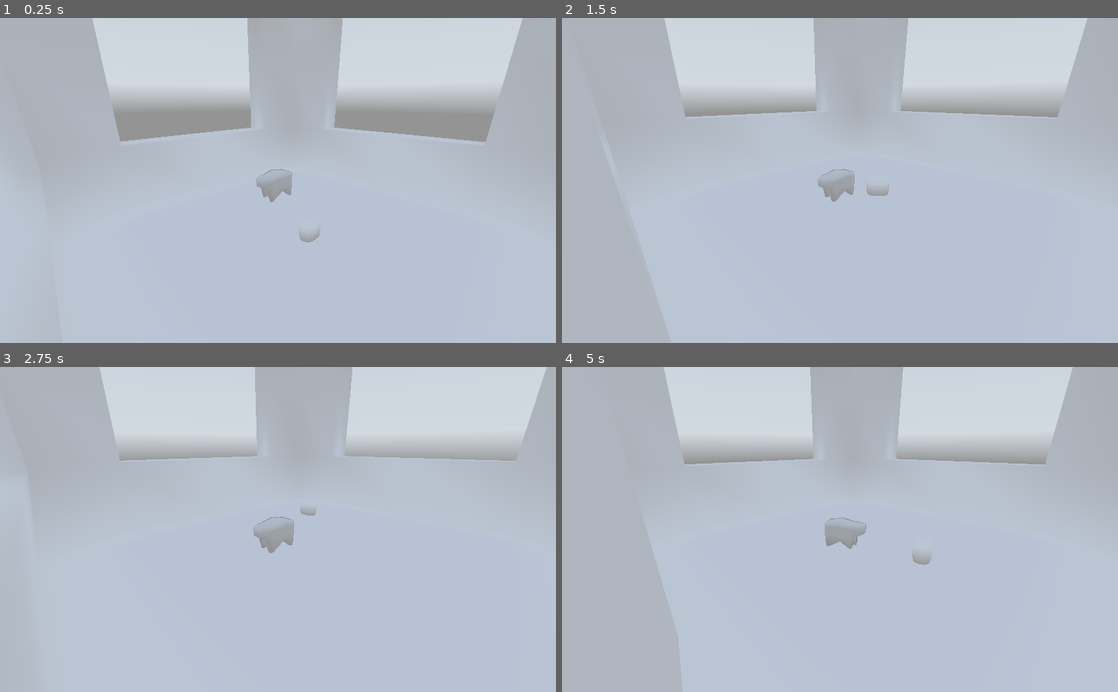
Above: before the commit, frames 1-4 (two rows, left to right).
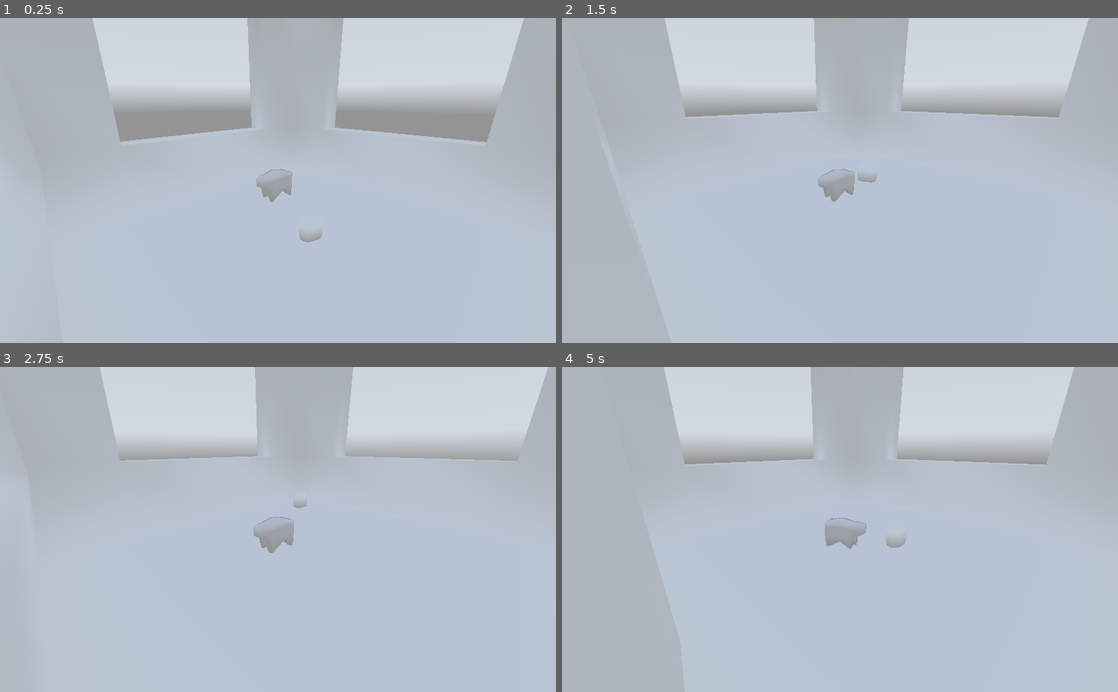
Above: after the commit, the same moments.

Repository: TheHyperMagi/Shepherd
Game: Godot game, scene res://Scenes/Field.tscn
Same seed, same stepped clock (60 frames per second), same inputs: the game is played once before the commit and once after it. A sky picture missing from this copy of the repository is replaced by a grey-blue gradient.
Inputs (mouse positions are in pixels of both pictures, inside the frame that each line leads up to):
- Up to frame 1 (0.25 s): no input
- Up to frame 2 (1.5 s): move the mouse to (962, 164) at 0.52 s; hold D (move_right) 0.53-1.28 s; tap Mouse wheel up (zoom_in) at 0.6 s; move the mouse to (728, 196) at 1.27 s; hold S (move_backwards) from 1.28 s (still down); tap Mouse wheel down (zoom_out) at 1.35 s
- Up to frame 3 (2.75 s): move the mouse to (333, 458) at 2.02 s; release S (move_backwards) at 2.03 s; hold D (move_right) from 2.03 s (still down); tap Mouse wheel up (zoom_in) at 2.1 s
- Up to frame 4 (5 s): move the mouse to (812, 594) at 2.77 s; release D (move_right) at 2.78 s; hold W (move_forwards) 2.78-3.53 s; tap Mouse wheel down (zoom_out) at 2.85, 4.35 s; move the mouse to (1006, 578) at 3.52 s; hold A (move_left) from 3.53 s (still down); tap Mouse wheel up (zoom_in) at 3.6 s; move the mouse to (673, 480) at 4.27 s

The runs differ from the first frame. In frame 1, 0.2% of the frame differs, in the area x 16-95%, y 0-70%; in frame 2, 0.3%, in the area x 18-95%, y 0-56%; in frame 3, 0.2%; in frame 4, 0.3%.

Commit message:
Fixed it with hardcoded measures

Diff:
--- a/Shepherd/Scenes/Sheep.tscn
+++ b/Shepherd/Scenes/Sheep.tscn
@@ -32,9 +32,6 @@
 
 [node name="Sheep" type="KinematicBody"]
 script = ExtResource( 1 )
-__meta__ = {
-"_edit_group_": true
-}
 
 [node name="Mesh" type="MeshInstance" parent="."]
 transform = Transform( -1, 0, -3.25841e-07, 0, 1, 0, 3.25841e-07, 0, -1, 0, 0, 0 )
--- a/Shepherd/Scripts/Shepherd.gd
+++ b/Shepherd/Scripts/Shepherd.gd
@@ -14,10 +14,26 @@
 
 	input = input.normalized()
 
+	var dir = Vector2(input.x, input.z)
+	var cardinal_direction = int(4.0 * (dir.rotated(PI / 4.0).angle() + PI) / TAU) # close approximation
 
-	var dir = Vector2(input.x, input.z)
-	var cardinal_direction = int(4.0 * (dir.rotated(PI / 4.0).angle() + PI) / TAU)
-	rotation_degrees.y = lerp(rotation_degrees.y, rad2deg(cardinal_direction), 0.1) # require brain
+	#forward 3
+	#back 1
+	#right 0
+	#left 2
+
+	var angle: int
+
+	if cardinal_direction == 0:
+		angle = -90
+	elif cardinal_direction == 1:
+		angle = 180
+	elif cardinal_direction == 2:
+		angle = 90
+	elif cardinal_direction == 3:
+		angle = -180
+
+	rotation_degrees.y = rad2deg(lerp_angle(deg2rad(rotation_degrees.y), deg2rad(angle), 0.1))
 
 	if input.x != 0:
 		velocity.x = input.x * ACCELERATION * delta * TARGET_FPS
